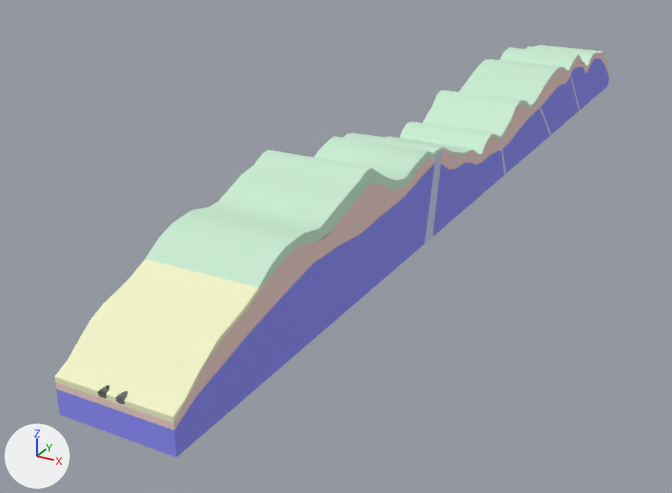
Before and after pictures for a commit that changed the OBJ model model/ZZ.obj.
Both versions are drawn from a camera (50 mm lens) standing at (596.0, -592.0, 521.0) and looking at (-117.0, 704.0, -127.0). The lights are fixed; the arrows at lower left show +X, +Y and +Z. Where no turn or scale is listed for an object, it has been applied to the vertices. Vertices at the same position are counted once.

In view in the first picture: '0', '1', '2', '3', 'fractures'.
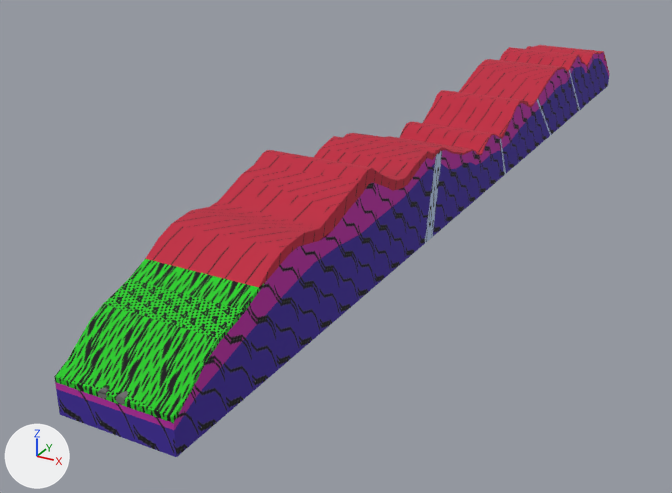
Changed parts and their boxes [x1, y1, x2, y2] in the pictures (672 x 493 px):
'3', surface changed (white to red)
    both: [145, 45, 610, 287]
'0', surface changed, recoloured
    both: [56, 58, 609, 457]
'2', surface changed, recoloured (beige to green)
    both: [54, 259, 265, 423]
'1', surface changed, recoloured (grey to purple)
    both: [55, 52, 609, 430]
'fractures', surface changed, recoloured
    both: [425, 70, 580, 243]

What changed in the scene script:
```text
Add img_25_png:
    img_25_png = load_image('25.png', '../images/textures/25.png', 100, 100, 'sRGB')
Add img_23_png:
    img_23_png = load_image('23.png', '../images/textures/23.png', 100, 100, 'sRGB')
Add img_24_png:
    img_24_png = load_image('24.png', '../images/textures/24.png', 100, 100, 'sRGB')
Add img_22_png:
    img_22_png = load_image('22.png', '../images/textures/22.png', 100, 100, 'sRGB')
Add img_21_png:
    img_21_png = load_image('21.png', '../images/textures/21.png', 100, 100, 'sRGB')
Change mat_material__30:
    remove mat_material__30.base_color = (0.9, 0.91, 0.59)  # beige #f3f5ca
    add mat_material__30.texture = img_21_png
Change mat_material__25:
    remove mat_material__25.base_color = (0.59, 0.84, 0.65)  # white #caecd3
    add mat_material__25.texture = img_24_png
Change mat_material__27:
    remove mat_material__27.base_color = (0.59, 0.64, 0.86)  # white #cad1ef
    add mat_material__27.texture = img_22_png
Add mat_09___default:
    mat_09___default = principled_material('09___Default')
    mat_09___default.texture = img_25_png
    mat_09___default.roughness = 0.9
Add mat_08___default:
    mat_08___default = principled_material('08___Default')
    mat_08___default.texture = img_23_png
    mat_08___default.roughness = 0.9
Change me_0:
    where me_0.from_pydata(...)  # 542 vertices, 1104 faces; spans x -65.0..90.0, y 0.0..1724.0, z -41.0..79.0
    remove me_0.materials.append(mat_material__28)  # blue #8e8ef9
    add me_0.materials.append(mat_material__30)  # picture img_21_png
Change me_1:
    where me_1.from_pydata(...)  # 473 vertices, 942 faces; spans x -65.0..90.0, y 0.0..1724.0, z -21.0..115.0
    remove me_1.materials.append(mat_material__26)  # white #f0d1ca
    add me_1.materials.append(mat_material__27)  # picture img_22_png
Change me_2:
    where me_2.from_pydata(...)  # 131 vertices, 266 faces; spans x -65.0..90.0, y 0.0..171.0, z -1.0..80.0
    used by ob_2; location = (0.0, 0.0, 0.0)
    remove me_2.materials.append(mat_material__30)  # beige #f3f5ca
    me_2 part 1: texture (UV) coordinates changed
    add me_2.materials.append(mat_08___default)  # picture img_23_png
Change me_3:
    where me_3.from_pydata(...)  # 424 vertices, 844 faces; spans x -65.0..90.0, y 156.0..1724.0, z -12.0..135.0
    used by ob_3; location = (0.0, 0.0, 0.0)
    me_3 part 2: texture (UV) coordinates changed
Change me_fractures:
    where me_fractures.from_pydata(...)  # 380 vertices, 796 faces; spans x -65.0..90.0, y 605.0..1471.0, z -41.0..92.0
    remove me_fractures.materials.append(mat_material__27)  # white #cad1ef
    add me_fractures.materials.append(mat_09___default)  # picture img_25_png
```
